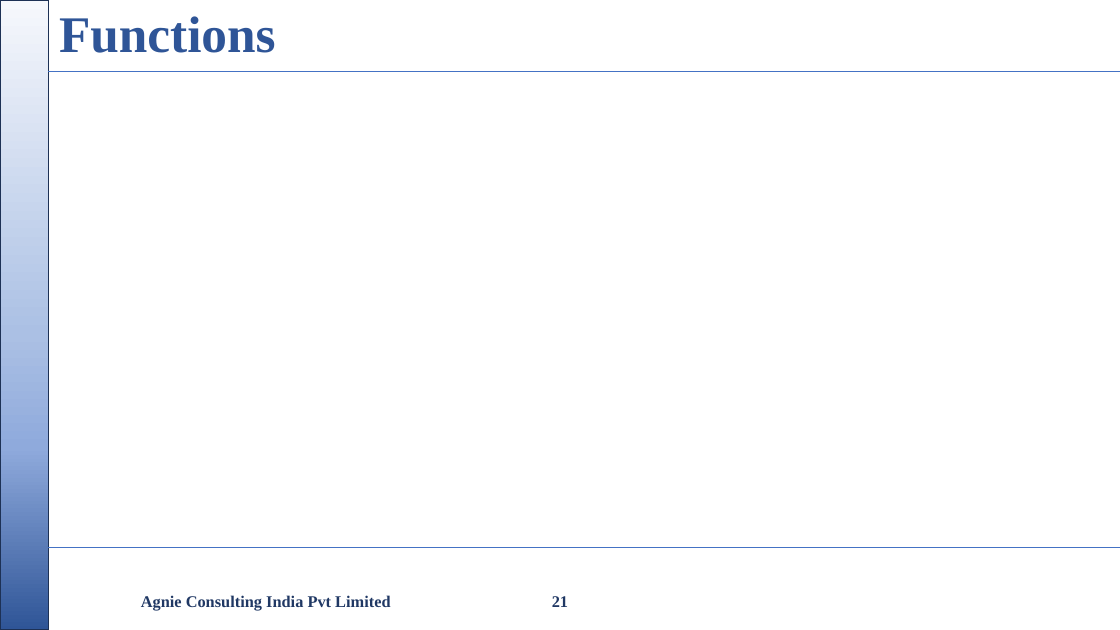
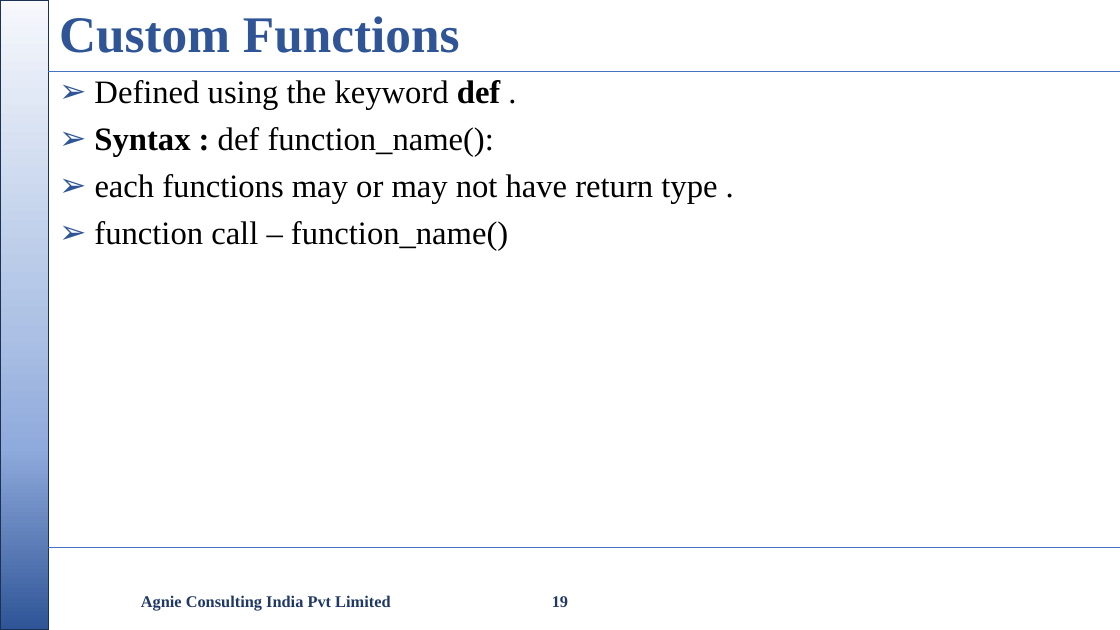
Before and after one commit to nikishdaniel1-del/Python-Cls, a slide deck: slide 19 of python class/Python Class.pptx (slide 21 before the commit). Drawn at 1120x630 pixels with LibreOffice and Linux fonts; fonts in the diff are those of the drawing; background and template pictures are left out. Boxes give left, top, right and bottom in pixels: in the first picture for what was removed or moved away, otherwise in the second. Text is boxed around its words. In the diff, an @@ line names an element or a change of style, - is before the commit and + after.

```diff
--- a/python class/Python Class.pptx
+++ b/python class/Python Class.pptx
@@ title at (59, 16, 460, 53): text changed @@
-Functions
+Custom Functions
@@ text added at (94, 80, 717, 251), 28 pt, text #000000 @@
+➢ Defined using the keyword def .
+➢ Syntax : def function_name():
+➢ each functions may or may not have return type .
+➢ function call – function_name()
@@ page number at (552, 596, 568, 607): text changed @@
-21
+19
```
Also in this commit, not shown: 9 other slides changed, 7 other files.
